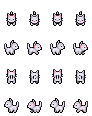
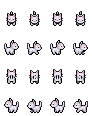
The second 92×116 image is a revision of the first. Changes to its layers:
painted on "Right" over box(14, 48, 88, 51)
painted on "Left" over box(4, 106, 78, 109)
